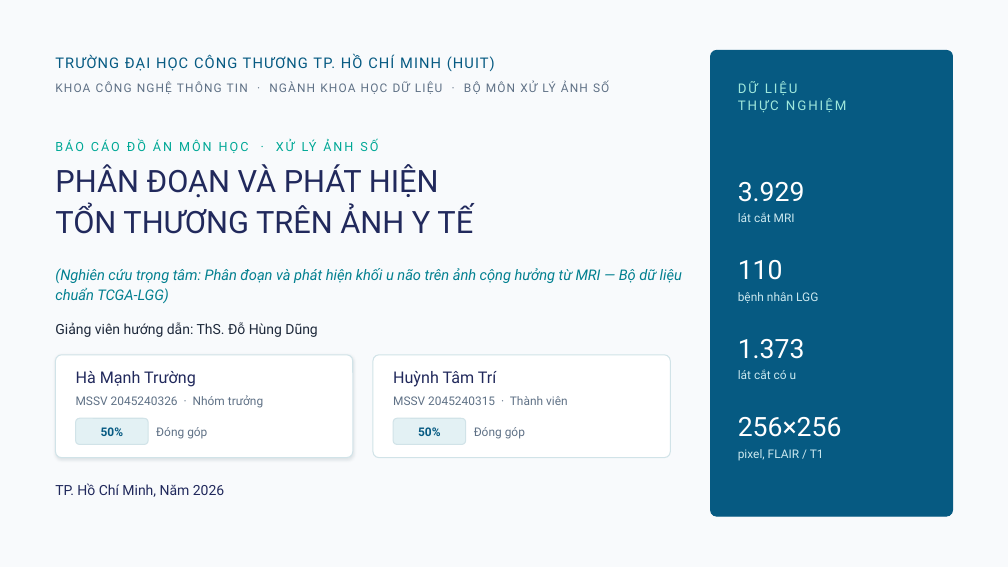
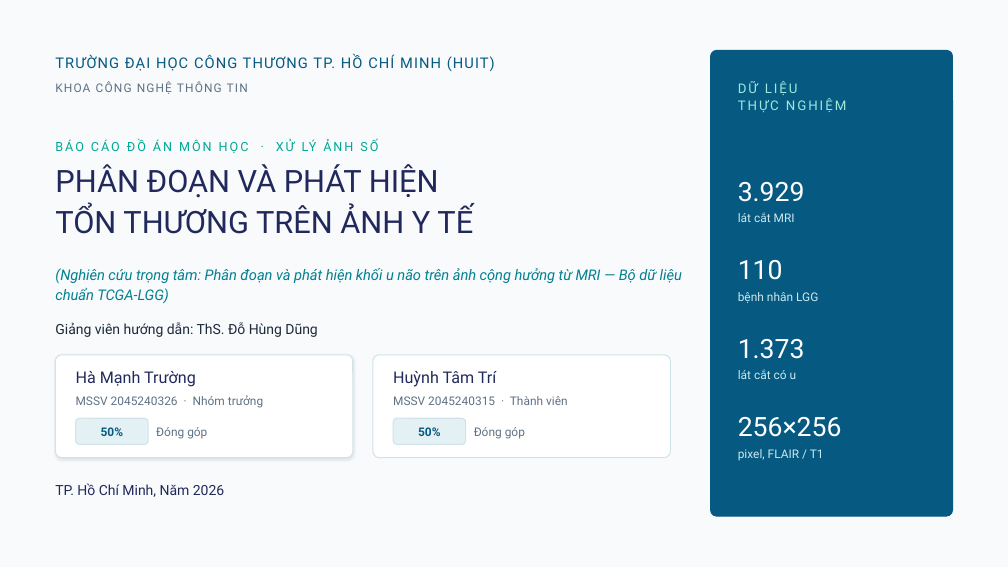
Before and after one commit to mtzwyu/brain-tumor-mri-segmentation, a slide deck: slide 1 of reports/SLIDE_THUYET_TRINH_XLAS.pptx. Drawn at 1008x567 pixels with LibreOffice and Linux fonts; fonts in the diff are those of the drawing. Boxes give left, top, right and bottom in pixels: in the first picture for what was removed or moved away, otherwise in the second. Text is boxed around its words. In the diff, an @@ line names an element or a change of style, - is before the commit and + after.

```diff
--- a/reports/SLIDE_THUYET_TRINH_XLAS.pptx
+++ b/reports/SLIDE_THUYET_TRINH_XLAS.pptx
@@ text at [55,81,248,94]: text changed @@
-KHOA CÔNG NGHỆ THÔNG TIN · NGÀNH KHOA HỌC DỮ LIỆU · BỘ MÔN XỬ LÝ ẢNH SỐ
+KHOA CÔNG NGHỆ THÔNG TIN
```
Also in this commit, not shown: 14 other slides changed, 2 other files.
